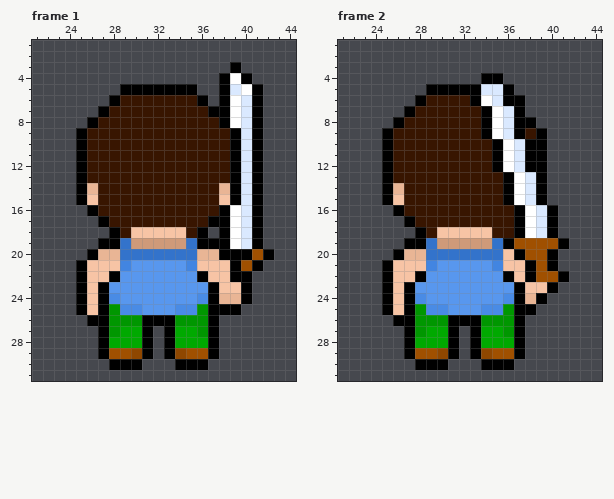
Pixel-art file: aseprite/chars/MC/MC.aseprite. The picture above was drawn from the file before the commit.
64x32 pixels, 6 frames. Shown: frame 1: x 21..44, y 1..31; frame 2: x 21..44, y 1..31. The commit also changed other frames, which this record leaves out.
The result:
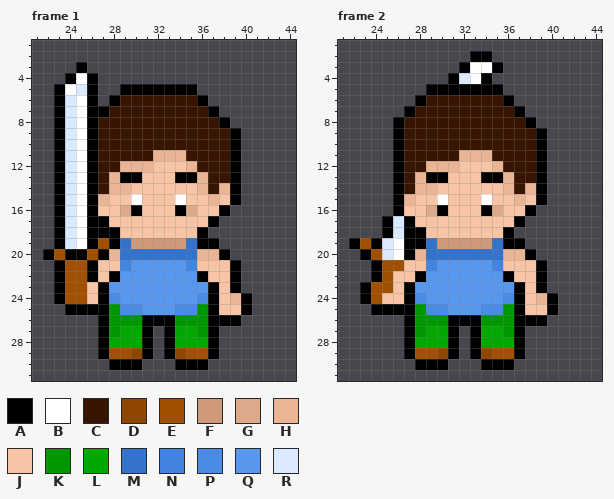
Palette (. is transparent): A #000000  B #ffffff  C #381500  D #8f4700  E #a05000  F #cf9a79  G #dca98a  H #e9b595  J #f7c4a5  K #009700  L #00a900  M #3373cb  N #4285e1  P #498be5  Q #5897ee  R #dae9ff
Change:
layer "attack_up" now hidden
layer "attack_down" now shown
Changed rows in their new state; - is an unchanged pixel.
Frame 1:
first column x 22:
 3 ---A-------------.---
 4 --ABA-----------...--
 5 -ABRA-----------....-
 6 -ARBA-----------....-
 7 -ARBA-----------....-
 8 -ARB-------------...-
 9 -ARBA-------------..-
10 -ARBA-------------..-
11 -ARBA-----HHH-----..-
12 -ARBA--HHHJJJH----..-
13 -ARBA-HAAJJJAAH---..-
14 -ARBA-HHJJJJJJH---..-
15 -ARBAHJJBJJJBJJH--..-
16 -ARB-JJGAJJJAGJJ-...-
17 -ARBA-JJJJJJJJJ-....-
18 -ARBAA-J-----J--....-
19 -ARBAE----------....-
20 AEAAEA-----------....
21 -AEEA-------------..-
22 -AEEA-------------.--
23 -AEE-------------A.--
24 -AEE------------J----
25 --A-A-----------JJA--
26 ----.-----------AA---
Frame 2:
first column x 22:
 2 -----------AA-------
 3 ----------ABBA------
 4 ---------ARB-.------
 5 ------------AA.-----
 6 -----------CCC-.----
 7 ------------CCC-----
 8 ------------CCCC----
 9 ---.A-------CCCC----
10 ---.A--------CCCC---
11 ---.A-----HHHCCCC---
12 ---.A--HHHJJJHCCC---
13 ---.A-HAAJJJAAHCC---
14 ---.A-HHJJJJJJHCH---
15 ---.AHJJBJJJBJJHJ---
16 -----JJGAJJJAGJJA..-
17 ---AR-JJJJJJJJJ-...-
18 ---ARA-J-----JA....-
19 AEARB----------A....
20 -AERBA--------HHA..-
21 --AEE-----------JA.-
22 --AE------------JA..
23 -AEE-------------A.-
24 -AEJ------------JHA-
25 --A-A-----------JJA-
26 ----.-----------AA--
